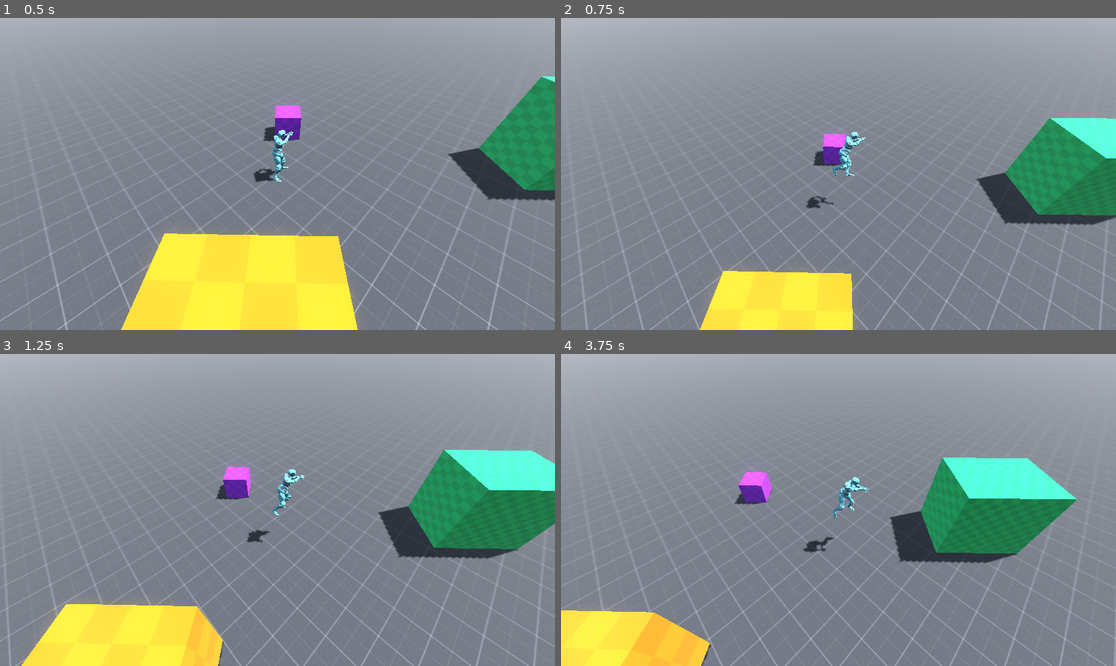
Above: before the commit, frames 1-4 (two rows, left to right).
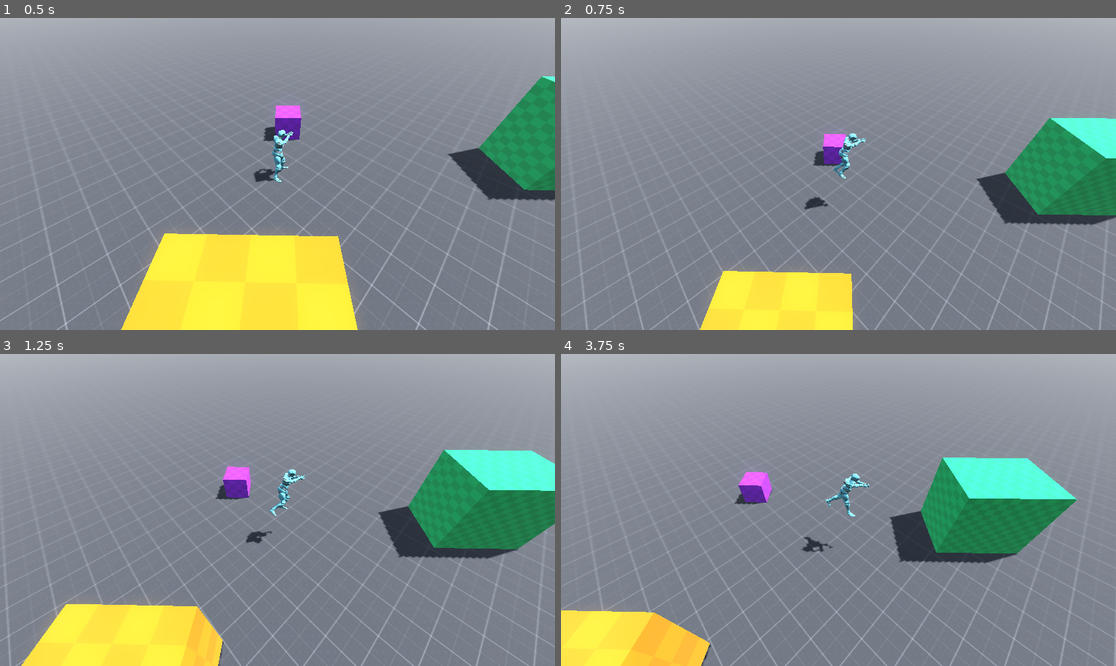
Above: after the commit, the same moments.

Repository: Aegistus/Joes-Jungle
Game: Godot game, scene res://scenes/main.tscn
Same seed, same stepped clock (60 frames per second), same inputs: the game is played once before the commit and once after it.
Inputs (mouse positions are in pixels of both pictures, inside the frame that each line leads up to):
- Up to frame 1 (0.5 s): no input
- Up to frame 2 (0.75 s): tap Enter (ui_accept) at 0.5 s; move the mouse to (960, 158) at 0.52 s; hold D (move_right) from 0.53 s (still down); right-click (960, 158) at 0.6 s
- Up to frame 3 (1.25 s): keep holding D (move_right); tap Enter (ui_accept) at 0.77 s
- Up to frame 4 (3.75 s): move the mouse to (727, 525) at 1.27 s; release D (move_right) at 1.28 s; hold S (move_backward) 1.28-2.03 s; right-click (727, 525) at 1.35 s; tap Enter (ui_accept) at 1.52, 3.02 s; move the mouse to (894, 441) at 2.02 s; hold D (move_right) 2.03-2.78 s; right-click (894, 441) at 2.1 s; move the mouse to (810, 572) at 2.77 s; hold W (move_forward) 2.78-3.53 s; right-click (810, 572) at 2.85 s; move the mouse to (1005, 556) at 3.52 s; hold A (move_left) from 3.53 s (still down); right-click (1005, 556) at 3.6 s

Frame 1 is identical in both runs. In frame 2, 0.3% of the frame differs, in the area x 43-55%, y 36-62%; in frame 3, 0.2%; in frame 4, 0.5%, in the area x 43-56%, y 38-64%.

Commit message:
Kinda Get Walking While Aiming Working

Diff:
--- a/scenes/player.tscn
+++ b/scenes/player.tscn
@@ -96,11 +96,12 @@
 walking_state = NodePath("../WalkingState")
 controlled_player = NodePath("../..")
 
-[node name="WalkingState" type="Node" parent="MovementStateMachine" node_paths=PackedStringArray("animation_tree", "animation_player", "directional_reference", "aim_state_machine", "rest_state", "idle_state", "controlled_player")]
+[node name="WalkingState" type="Node" parent="MovementStateMachine" node_paths=PackedStringArray("animation_tree", "animation_player", "directional_reference", "player_model", "aim_state_machine", "rest_state", "idle_state", "controlled_player")]
 script = ExtResource("7_vgdlh")
 animation_tree = NodePath("../../PlayerModel/player_model/AnimationTree")
 animation_player = NodePath("../../PlayerModel/player_model/AnimationPlayer")
 directional_reference = NodePath("../../CameraMount/Camera3D/Directional_Reference")
+player_model = NodePath("../../PlayerModel")
 aim_state_machine = NodePath("../../AimStateMachine")
 rest_state = NodePath("../../AimStateMachine/RestingState")
 idle_state = NodePath("../IdleState")
--- a/scripts/walking_state.gd
+++ b/scripts/walking_state.gd
@@ -5,6 +5,7 @@
 @export var animation_tree: AnimationTree
 @export var animation_player: AnimationPlayer
 @export var directional_reference: Node3D
+@export var player_model: Node3D
 @export var aim_state_machine: StateMachine
 @export var rest_state: State
 @export_group("Transition States")
@@ -22,7 +23,8 @@
 	if aim_state_machine.current_state == rest_state:
 		animation_tree.set("parameters/WalkSpeed/blend_position", Vector2(0, 1))
 	else:
-		animation_tree.set("parameters/WalkSpeed/blend_position", Vector2(input_dir.x, input_dir.y))
+		var relative_dir = (player_model.basis * Vector3(direction.x, 0, direction.z)).normalized()
+		animation_tree.set("parameters/WalkSpeed/blend_position", Vector2(-relative_dir.z, -relative_dir.x))
 
 func check_transitions():
 	var input = Input.get_vector("move_left", "move_right", "move_forward", "move_backward")
